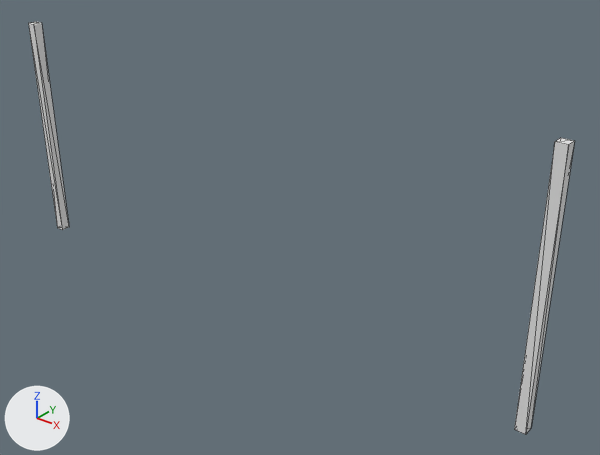
Renders of the OBJ model src/usv_simulator/data/meshes/Aluminium.obj from each side of a commit.
One viewpoint serves both versions: a 50 mm lens placed at (0.992, -1.341, 0.638), pointed at (0.129, -0.263, -0.031). Arrows for +X, +Y and +Z are at lower left; the lights stay in place. The older version comes first. Mesh edges are drawn as thin lines. Where no turn or scale is listed for an object, it has been applied to the vertices.

The first picture shows 'Aluminium'.
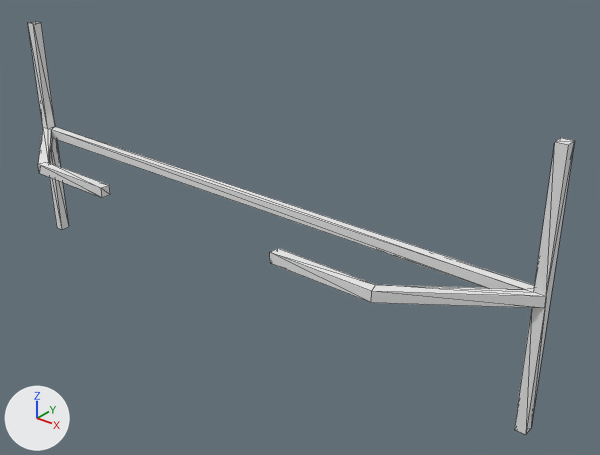
Where the change shows, as pixel boxes (x1, y1, x2, y2) in the pictures (600 x 455 px):
```json
{"part": 1, "of": "me_aluminium", "change": "built on", "before": [28, 22, 575, 434], "after": [28, 22, 575, 434]}
```

The change, as JSON lines over the scene's bpy script:
```json
{"block": "me_aluminium", "where": "# used by ob_aluminium; location = (0.0, 0.0, 0.0)"}
{"op": "remove", "block": "me_aluminium", "code": "me_aluminium.from_pydata(...)  # 16 vertices, 24 faces; spans x -0.611..0.611, y -0.284..-0.264, z -0.247..0.247"}
{"op": "add", "block": "me_aluminium", "code": "me_aluminium.from_pydata(...)  # 48 vertices, 92 faces; spans x -0.614..0.611, y -0.432..-0.264, z -0.247..0.247"}
{"block": "me_aluminium", "change": "me_aluminium part 1"}
{"block": "me_aluminium", "change": "8 vertices are removed from x -0.611..-0.591, y -0.284..-0.264, z -0.247..0.247"}
{"block": "me_aluminium", "change": "20 faces are deleted"}
{"block": "me_aluminium", "change": "22 vertices are added at x -0.614..0.611, y -0.432..-0.264, z -0.247..0.247"}
{"block": "me_aluminium", "change": "12 new vertices lie (0.0, 0.0, 0.02) away from vertices in x -0.614..0.577, y -0.432..-0.264, z -0.01"}
{"block": "me_aluminium", "change": "6 new vertices lie (0.02, 0.0, 0.0) away from vertices in x -0.614, y -0.284..-0.264, z -0.247..0.247"}
{"block": "me_aluminium", "change": "88 new faces join them"}
```
